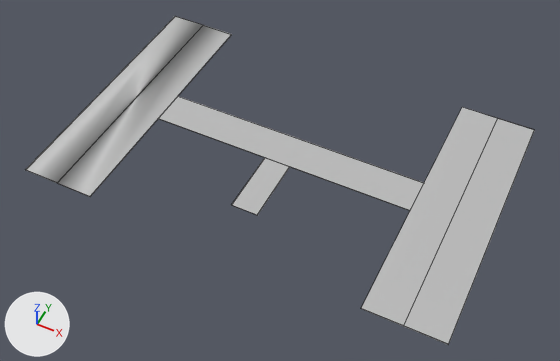
Two versions of the FBX model Mother Duck 1.2.2/Mother Duck 1.2.2/MotherDuck/Assets/MotherDuckLEVELS/YOUR_WORK_HERE/Meshes/Degrave Road Mesh.fbx, one commit apart.
The view is the same before and after, from a 50 mm camera at (0.863, -1.776, 2.039) aimed at (0.018, -0.085, -0.074). Every picture has the same lights, and +X, +Y and +Z are marked at lower left. Mesh edges are drawn as thin lines. Where no turn or scale is listed for an object, it has been applied to the vertices. Vertices at the same position are counted once.
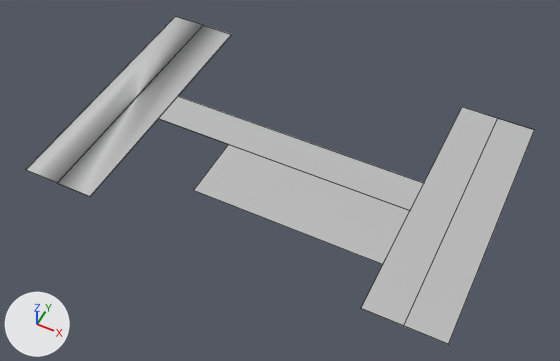
Where the change shows, as pixel boxes (x1, y1, x2, y2) in the pictures (560 x 361 px; the box of a moved part takes in the faces that stretch with it):
part 1 of me_mesh, moved or reshaped
    before: (232, 158, 290, 215)
    after: (194, 144, 410, 264)

What the commit changed:
me_mesh has 44 vertices, 35 faces and spans x -0.78..0.78, y -0.51..0.51, z 0.0.
me_mesh is used by ob_pcube7; location (0.0, 0.0, 0.001).
me_mesh part 1: the loose piece of 8 vertices spanning x -0.05..0.05, y -0.32..-0.07, z 0.0 is scaled about its middle by (7.05, 1, 1), then moved by (0.15, 0.0, 0.0).
